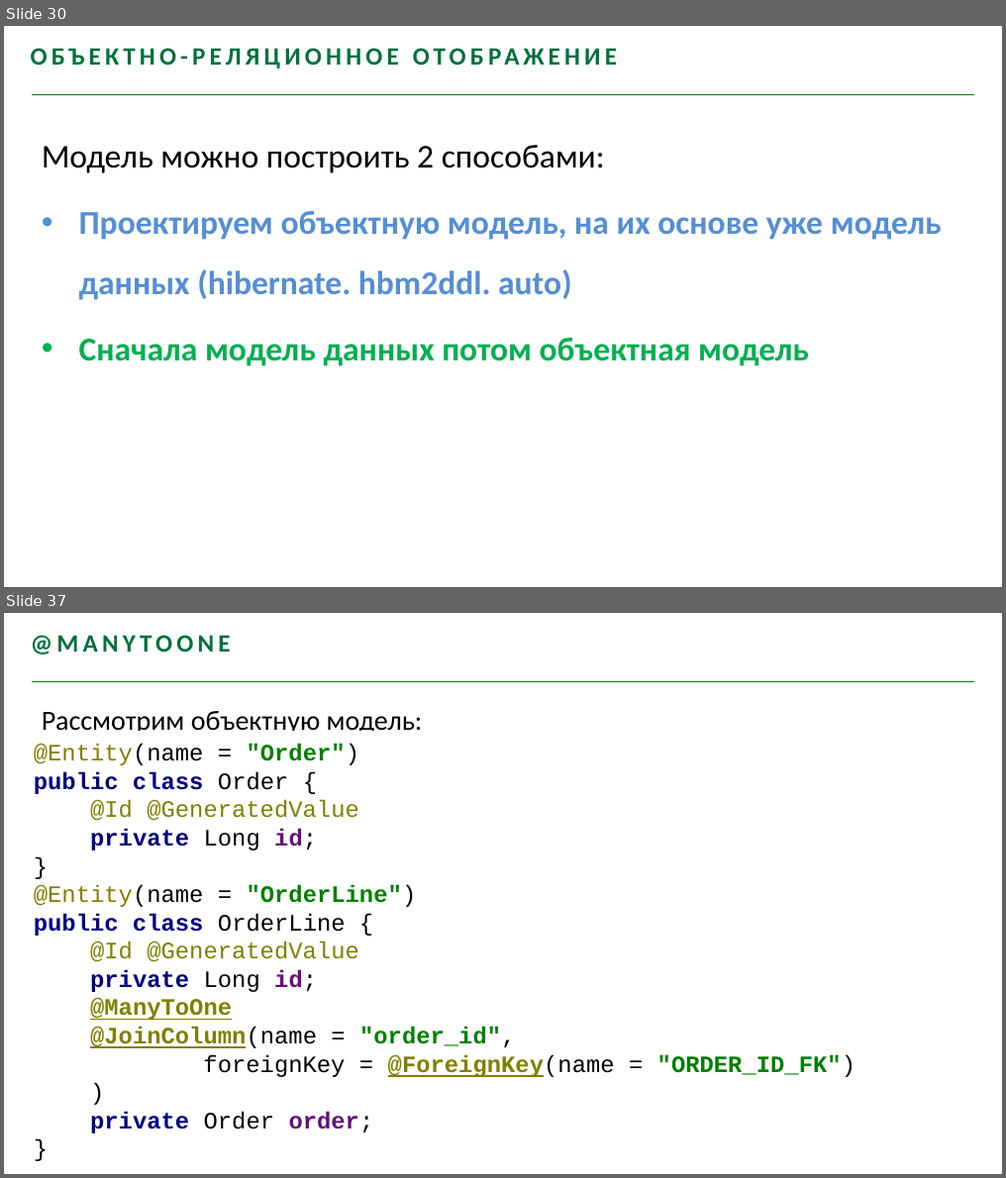
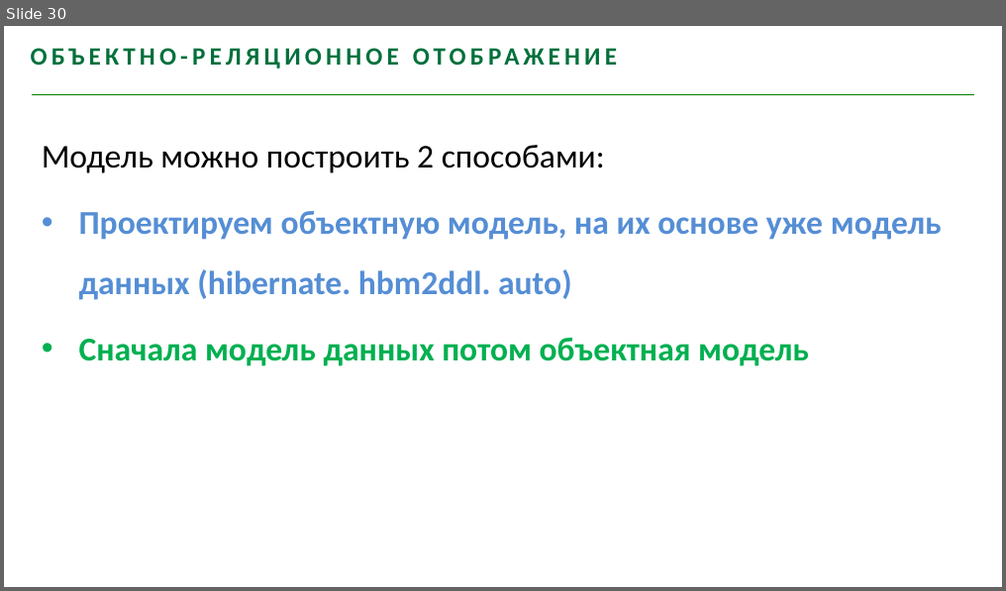
Before and after one commit to youhavebeenforked/JavaSchoolCourse, a slide deck: lessons/18_Hibernate/Hibernate.pptx. Shown one above the other, each under a label of ours: slides 30 and 37 before the commit, slide 30 after it; the slides between them are not shown. The pictures are 1006x1178 and 1006x591 pixels, drawn with LibreOffice and Linux fonts; fonts in the diff are those of the drawing; background and template pictures are left out. Boxes give left, top, right and bottom in pixels: in the first picture for what was removed or moved away, otherwise in the second. Text is boxed around its words. In the diff, an @@ line names an element or a change of style, - is before the commit and + after.

```diff
--- a/lessons/18_Hibernate/Hibernate.pptx
+++ b/lessons/18_Hibernate/Hibernate.pptx
@@ slide 37 removed at (4, 613, 1002, 1174), background #FFFFFF; not listed: 1 template element that a slide beside it also shows @@
@@ text removed at (31, 635, 231, 655) @@
-@MANYTOONE
@@ text removed at (42, 711, 423, 731) @@
-Рассмотрим объектную модель:
@@ text removed at (34, 744, 855, 1134) @@
-@Entity(name = "Order")
-public class Order {
-@Id @GeneratedValue
-private Long id;
-}
-@Entity(name = "OrderLine")
-public class OrderLine {
-@Id @GeneratedValue
-private Long id;
-@ManyToOne
-@JoinColumn(name = "order_id",
-foreignKey = @ForeignKey(name = "ORDER_ID_FK")
-)
-private Order order;
-}
```
Also in this commit, not shown: 32 other slides removed, 5 other files.
